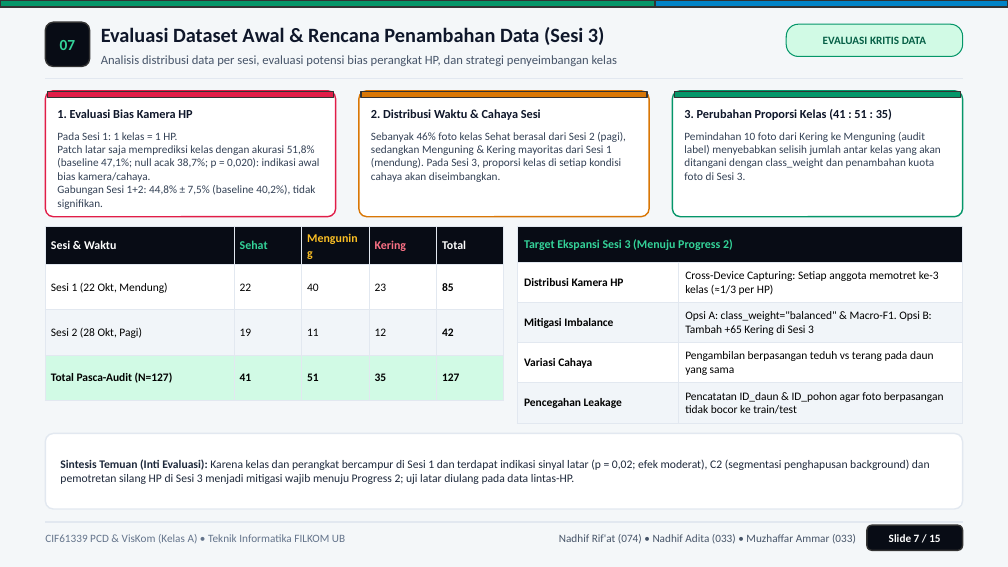
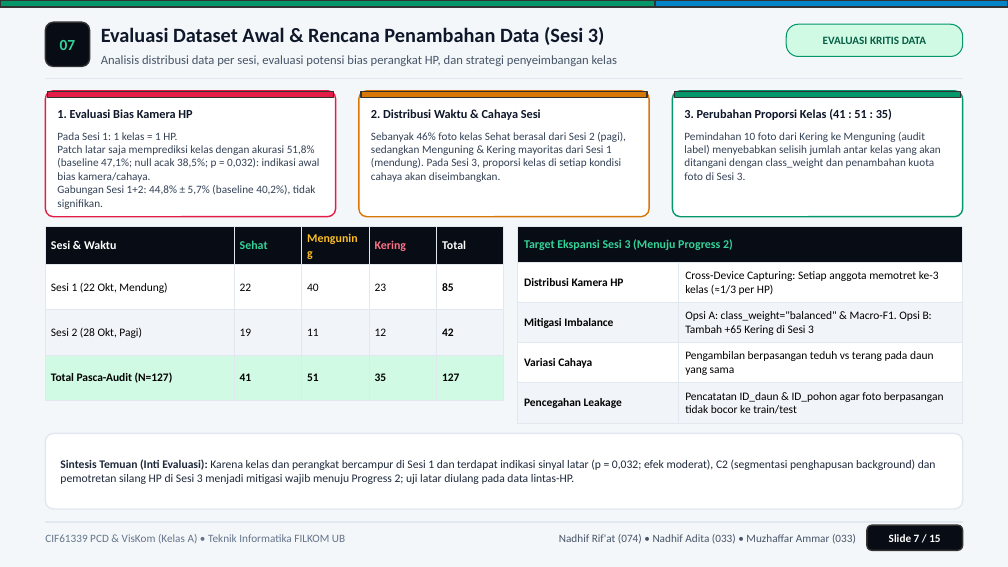
Before and after one commit to nadhif-royal/LeafFreshnessClassification-PCD-CV, a slide deck: slide 8 of Presentation/PPT_Progress_1_Klasifikasi_Kesegaran_Daun_FILKOM_UB.pptx. Drawn at 1008x567 pixels with LibreOffice and Linux fonts; fonts in the diff are those of the drawing. Boxes give left, top, right and bottom in pixels: in the first picture for what was removed or moved away, otherwise in the second. Text is boxed around its words. In the diff, an @@ line names an element or a change of style, - is before the commit and + after.

Commit message:
feat: Minor update/adjustment for PPT Progress 1

```diff
--- a/Presentation/PPT_Progress_1_Klasifikasi_Kesegaran_Daun_FILKOM_UB.pptx
+++ b/Presentation/PPT_Progress_1_Klasifikasi_Kesegaran_Daun_FILKOM_UB.pptx
@@ text at box(57, 145, 319, 209): text changed @@
-Patch latar saja memprediksi kelas dengan akurasi 51,8% (baseline 47,1%; null acak 38,7%; p = 0,020): indikasi awal bias kamera/cahaya.
-Gabungan Sesi 1+2: 44,8% ± 7,5% (baseline 40,2%), tidak signifikan.
+Patch latar saja memprediksi kelas dengan akurasi 51,8% (baseline 47,1%; null acak 38,5%; p = 0,032): indikasi awal bias kamera/cahaya.
+Gabungan Sesi 1+2: 44,8% ± 5,7% (baseline 40,2%), tidak signifikan.
@@ text at box(60, 459, 936, 484): text changed @@
-Sintesis Temuan (Inti Evaluasi): Karena kelas dan perangkat bercampur di Sesi 1 dan terdapat indikasi sinyal latar (p = 0,02; efek moderat), C2 (segmentasi penghapusan background) dan pemotretan silang HP di Sesi 3 menjadi mitigasi wajib menuju Progress 2; uji latar diulang pada data lintas-HP.
+Sintesis Temuan (Inti Evaluasi): Karena kelas dan perangkat bercampur di Sesi 1 dan terdapat indikasi sinyal latar (p = 0,032; efek moderat), C2 (segmentasi penghapusan background) dan pemotretan silang HP di Sesi 3 menjadi mitigasi wajib menuju Progress 2; uji latar diulang pada data lintas-HP.
```
Also in this commit, not shown: 2 other slides changed.
